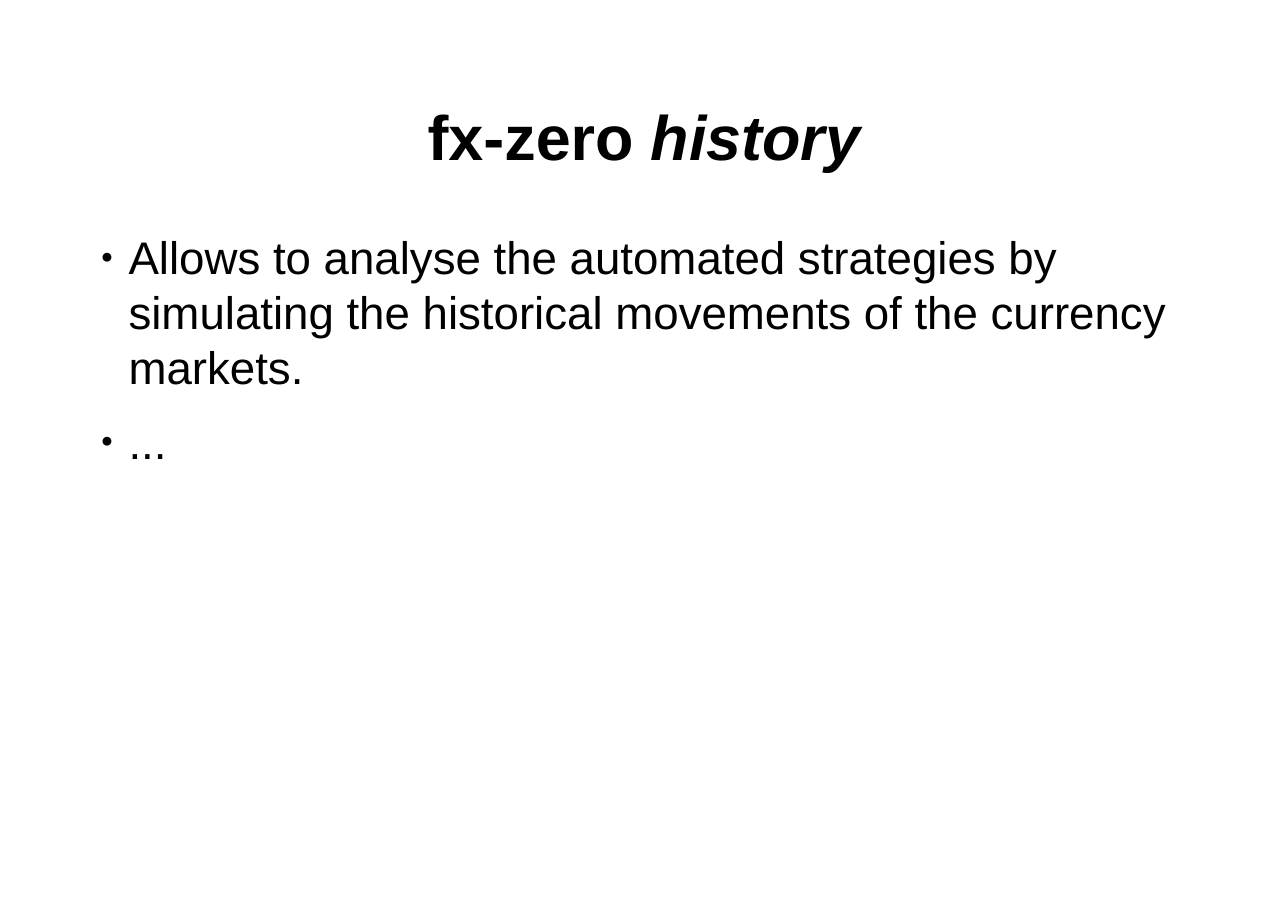
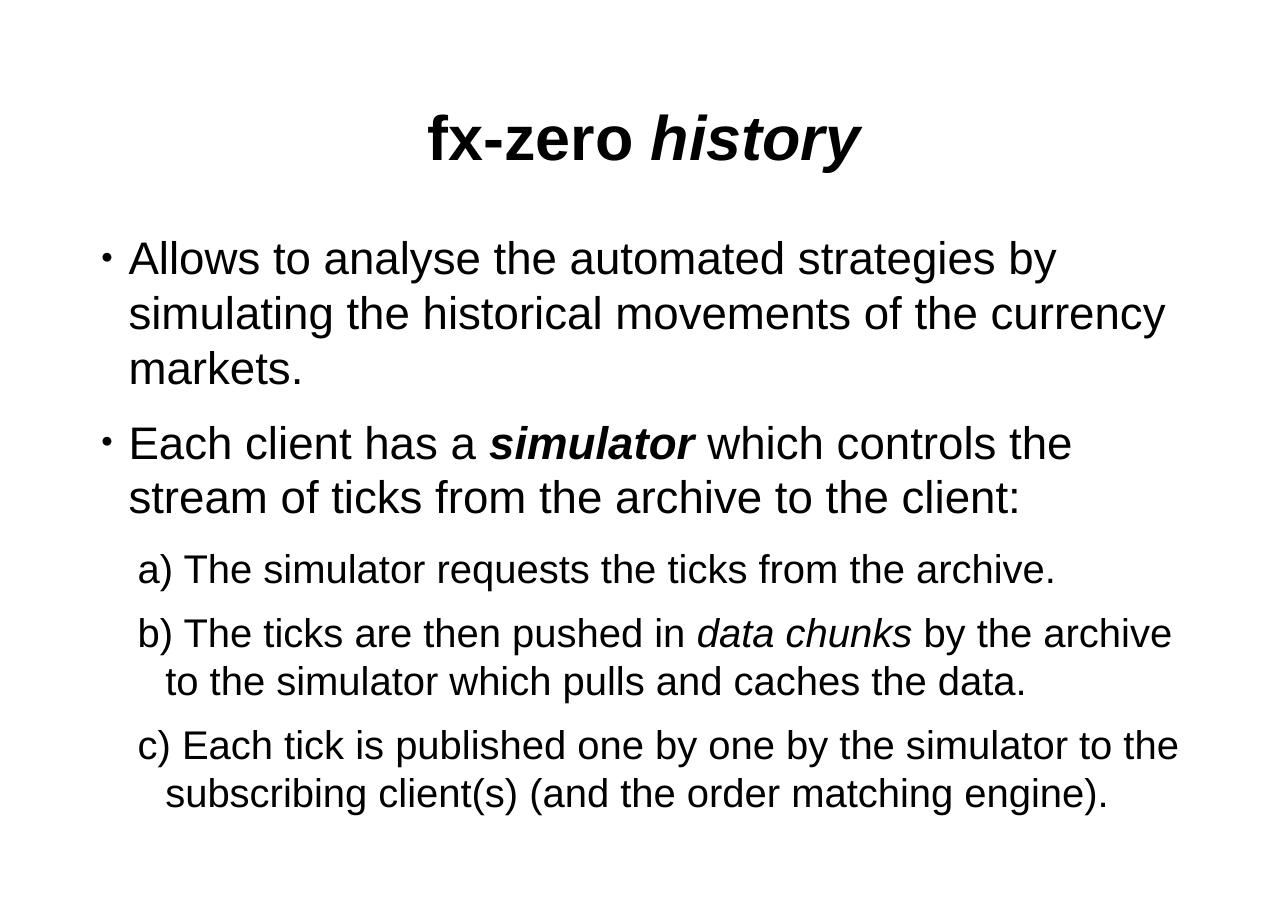
Before and after one commit to hsk81/fx-zero, a slide deck: slide 5 of doc/presentation/fx-zero.odp. Drawn at 1288x910 pixels with LibreOffice and Linux fonts; fonts in the diff are those of the drawing. Boxes give left, top, right and bottom in pixels: in the first picture for what was removed or moved away, otherwise in the second. Text is boxed around its words. In the diff, an @@ line names an element or a change of style, - is before the commit and + after.

```diff
--- a/doc/presentation/fx-zero.odp
+++ b/doc/presentation/fx-zero.odp
@@ text at [129,426,1179,808]: text changed; size 42.2 to 37 pt @@
-● ...
+● Each client has a simulator which controls the stream of ticks from the archive to the client:
+  a) The simulator requests the ticks from the archive.
+  b) The ticks are then pushed in data chunks by the archive to the simulator which pulls and caches the data.
+  c) Each tick is published one by one by the simulator to the subscribing client(s) (and the order matching engine).
```
Also in this commit, not shown: 1 other slide changed, 1 slide added, 5 other files.
